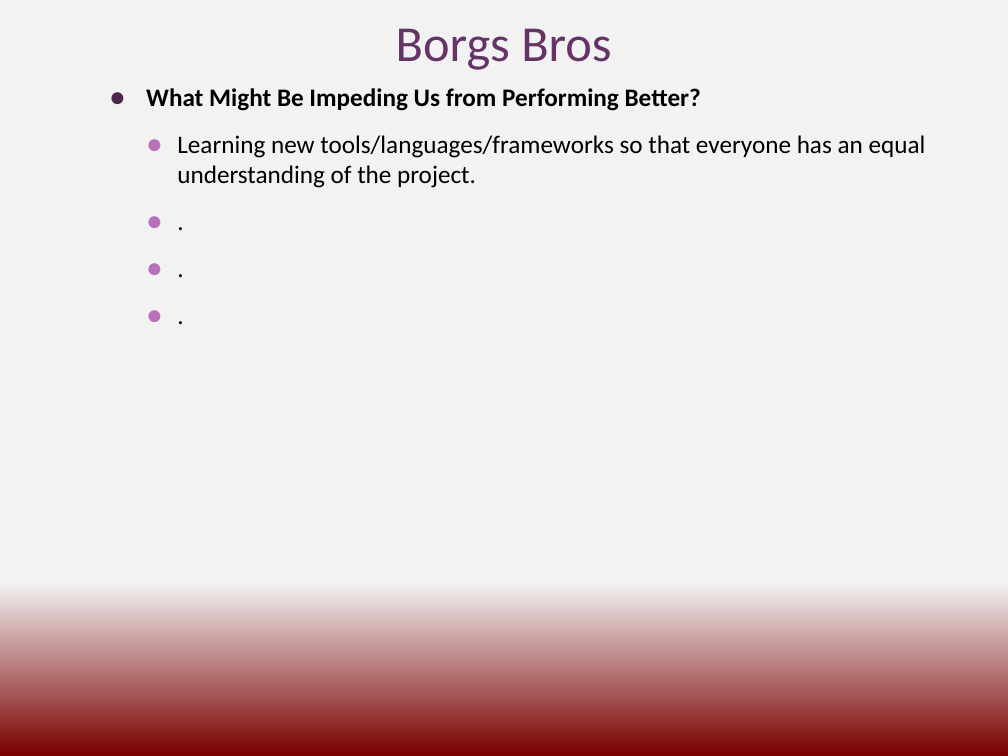
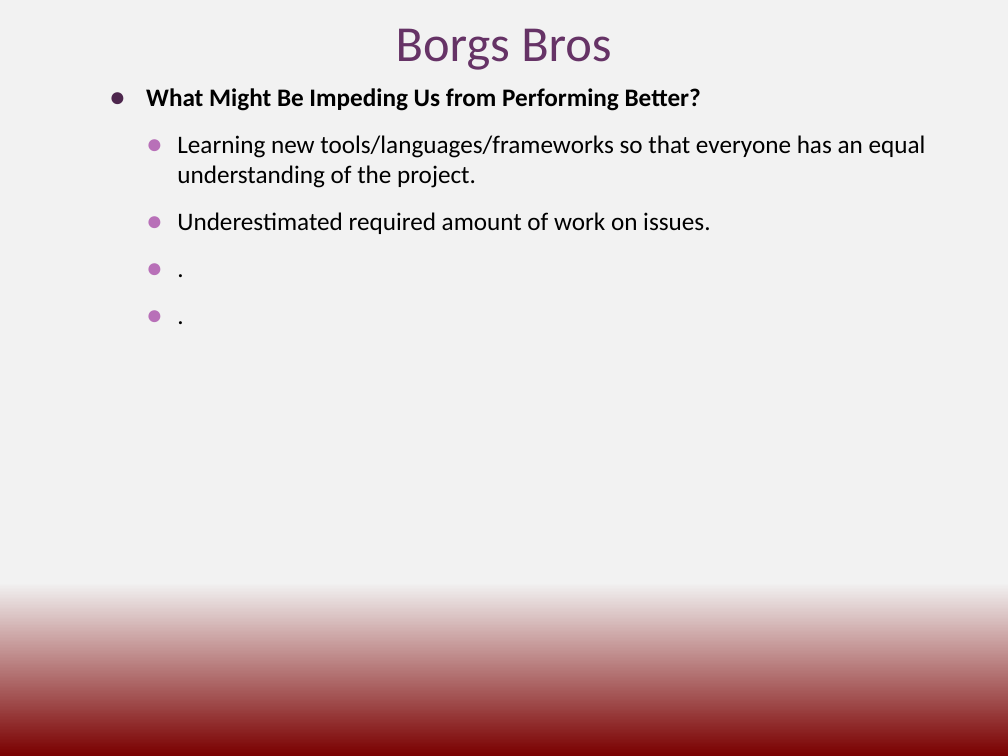
Before and after one commit to cs3398-borgs-bros/JeopardyChamp-Project, a slide deck: slide 2 of docs/Borgs_Retrospective.pptx. Drawn at 1008x756 pixels with LibreOffice and Linux fonts; fonts in the diff are those of the drawing. Boxes give left, top, right and bottom in pixels: in the first picture for what was removed or moved away, otherwise in the second. Text is boxed around its words. In the diff, an @@ line names an element or a change of style, - is before the commit and + after.

Commit message:
updated powerpoint
Added  to powerpoint

```diff
--- a/docs/Borgs_Retrospective.pptx
+++ b/docs/Borgs_Retrospective.pptx
@@ text at (146,88,926,234): paragraph removed @@
-    ● .
@@ text at (177,212,710,234): paragraph added @@
+    ● Underestimated required amount of work on issues.
```
Also in this commit, not shown: 2 other slides changed.
